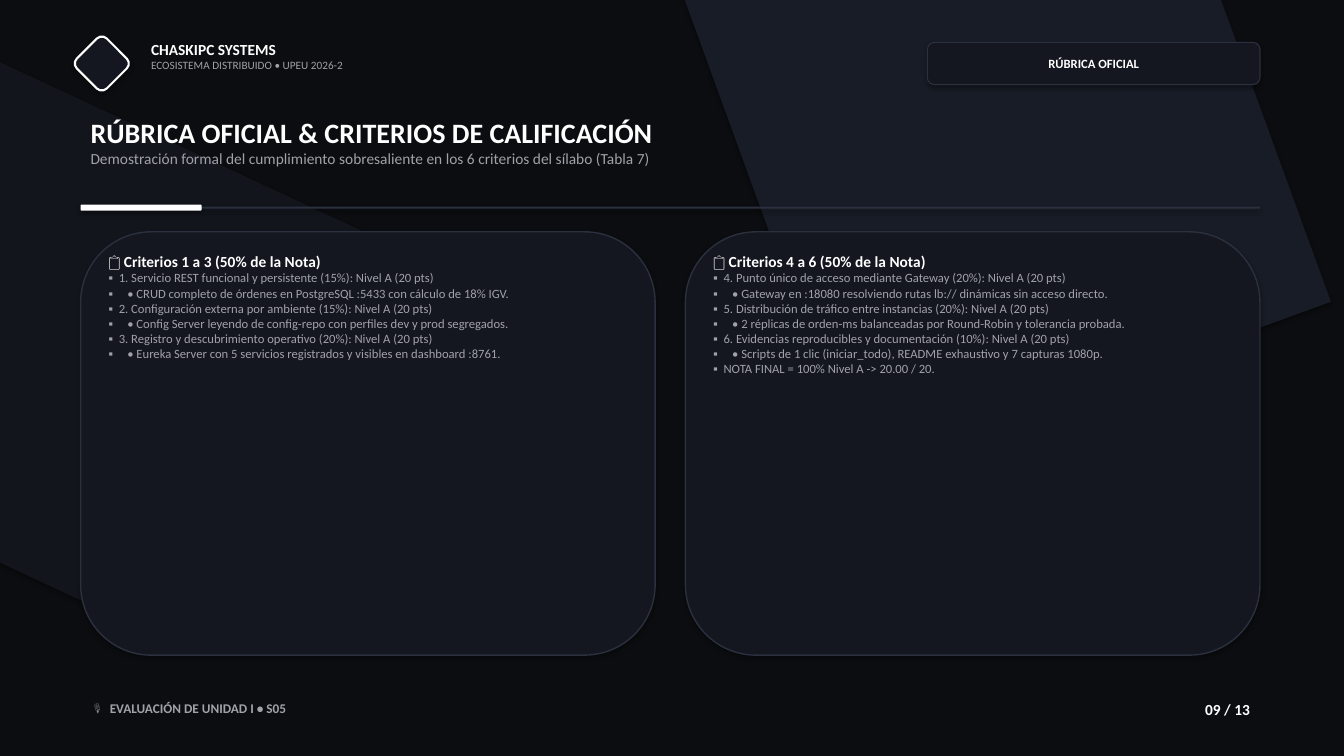
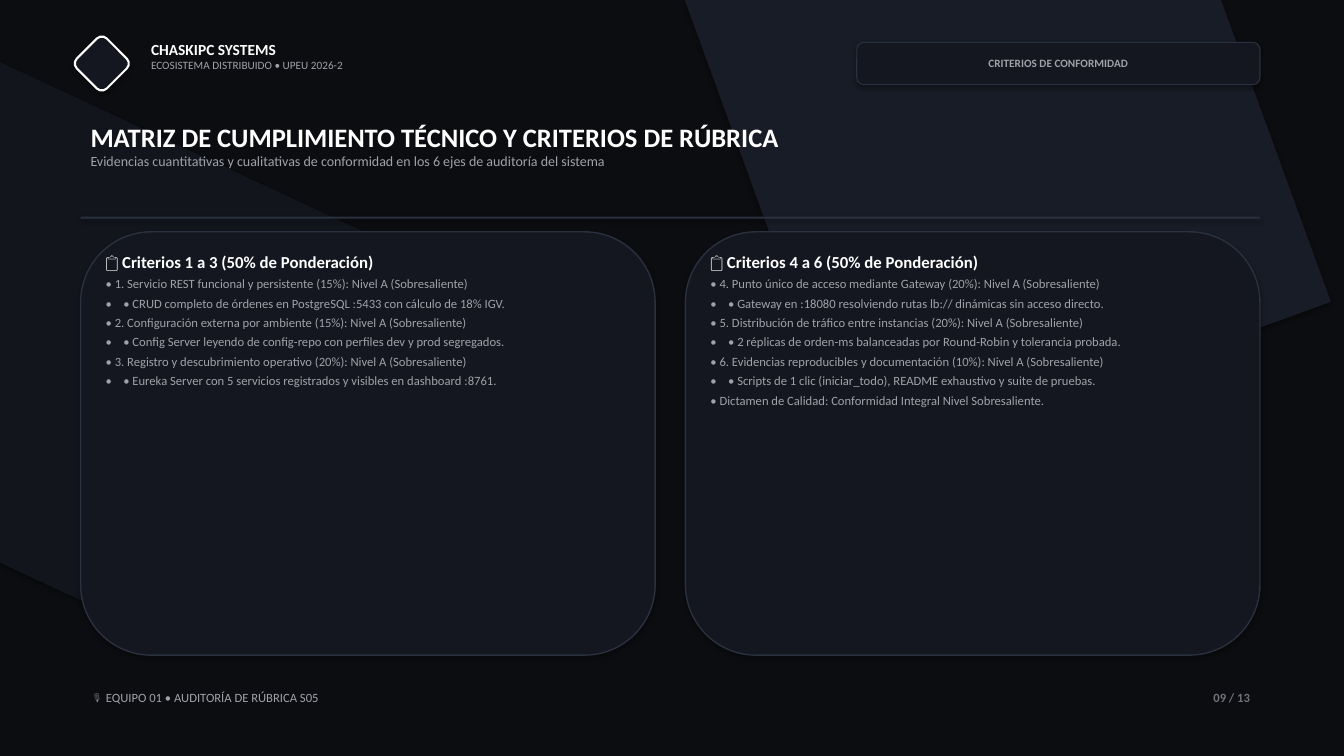
Before and after one commit to jaisesasaki24-cloud/ChaskiByte-Systems, a slide deck: slide 9 of presentacion.pptx. Drawn at 1344x756 pixels with LibreOffice and Linux fonts; fonts in the diff are those of the drawing. Boxes give left, top, right and bottom in pixels: in the first picture for what was removed or moved away, otherwise in the second. Text is boxed around its words. In the diff, an @@ line names an element or a change of style, - is before the commit and + after.

```diff
--- a/presentacion.pptx
+++ b/presentacion.pptx
@@ rounded rectangle "CRITERIOS DE CONFORMIDAD": place and size @@
-rounded rectangle "CRITERIOS DE CONFORMIDAD" at [928, 42, 1260, 85]
+rounded rectangle "CRITERIOS DE CONFORMIDAD" at [857, 42, 1260, 85]
@@ text in rounded rectangle at [988, 59, 1128, 67]: text changed; size 9 to 8 pt; text colour #FFFFFF to #A1A1AA @@
-RÚBRICA OFICIAL
+CRITERIOS DE CONFORMIDAD
@@ text at [91, 125, 778, 169]: text changed; size 11 to 10 pt @@
-RÚBRICA OFICIAL & CRITERIOS DE CALIFICACIÓN
-Demostración formal del cumplimiento sobresaliente en los 6 criterios del sílabo (Tabla 7)
+MATRIZ DE CUMPLIMIENTO TÉCNICO Y CRITERIOS DE RÚBRICA
+Evidencias cuantitativas y cualitativas de conformidad en los 6 ejes de auditoría del sistema
@@ rounded rectangle removed at [81, 205, 202, 211] @@
@@ rectangle: place and size @@
-rectangle at [81, 207, 1260, 209]
+rectangle at [81, 217, 1260, 219]
@@ text at [115, 255, 505, 387]: text changed @@
-📋 Criterios 1 a 3 (50% de la Nota)
-▪ 1. Servicio REST funcional y persistente (15%): Nivel A (20 pts)
-▪ • CRUD completo de órdenes en PostgreSQL :5433 con cálculo de 18% IGV.
-▪ 2. Configuración externa por ambiente (15%): Nivel A (20 pts)
-▪ • Config Server leyendo de config-repo con perfiles dev y prod segregados.
-▪ 3. Registro y descubrimiento operativo (20%): Nivel A (20 pts)
-▪ • Eureka Server con 5 servicios registrados y visibles en dashboard :8761.
+📋 Criterios 1 a 3 (50% de Ponderación)
+• 1. Servicio REST funcional y persistente (15%): Nivel A (Sobresaliente)
+• • CRUD completo de órdenes en PostgreSQL :5433 con cálculo de 18% IGV.
+• 2. Configuración externa por ambiente (15%): Nivel A (Sobresaliente)
+• • Config Server leyendo de config-repo con perfiles dev y prod segregados.
+• 3. Registro y descubrimiento operativo (20%): Nivel A (Sobresaliente)
+• • Eureka Server con 5 servicios registrados y visibles en dashboard :8761.
@@ text at [720, 255, 1121, 407]: text changed @@
-📋 Criterios 4 a 6 (50% de la Nota)
-▪ 4. Punto único de acceso mediante Gateway (20%): Nivel A (20 pts)
-▪ • Gateway en :18080 resolviendo rutas lb:// dinámicas sin acceso directo.
-▪ 5. Distribución de tráfico entre instancias (20%): Nivel A (20 pts)
-▪ • 2 réplicas de orden-ms balanceadas por Round-Robin y tolerancia probada.
-▪ 6. Evidencias reproducibles y documentación (10%): Nivel A (20 pts)
-▪ • Scripts de 1 clic (iniciar_todo), README exhaustivo y 7 capturas 1080p.
-▪ NOTA FINAL = 100% Nivel A -> 20.00 / 20.
+📋 Criterios 4 a 6 (50% de Ponderación)
+• 4. Punto único de acceso mediante Gateway (20%): Nivel A (Sobresaliente)
+• • Gateway en :18080 resolviendo rutas lb:// dinámicas sin acceso directo.
+• 5. Distribución de tráfico entre instancias (20%): Nivel A (Sobresaliente)
+• • 2 réplicas de orden-ms balanceadas por Round-Robin y tolerancia probada.
+• 6. Evidencias reproducibles y documentación (10%): Nivel A (Sobresaliente)
+• • Scripts de 1 clic (iniciar_todo), README exhaustivo y suite de pruebas.
+• Dictamen de Calidad: Conformidad Integral Nivel Sobresaliente.
@@ text "09 / 13": place and size @@
-text "09 / 13" at [1205, 705, 1250, 715]
+text "09 / 13" at [1213, 694, 1250, 702]
@@ text "09 / 13" at [1213, 694, 1250, 702]: size 11 to 9 pt, text colour #FFFFFF to #71717A @@
@@ text at [106, 692, 319, 704]: text changed; size 9.5 to 9 pt; bold off @@
-🎙️ EVALUACIÓN DE UNIDAD I • S05
+🎙️ EQUIPO 01 • AUDITORÍA DE RÚBRICA S05
```
Also in this commit, not shown: 12 other slides changed, 2 other files.
